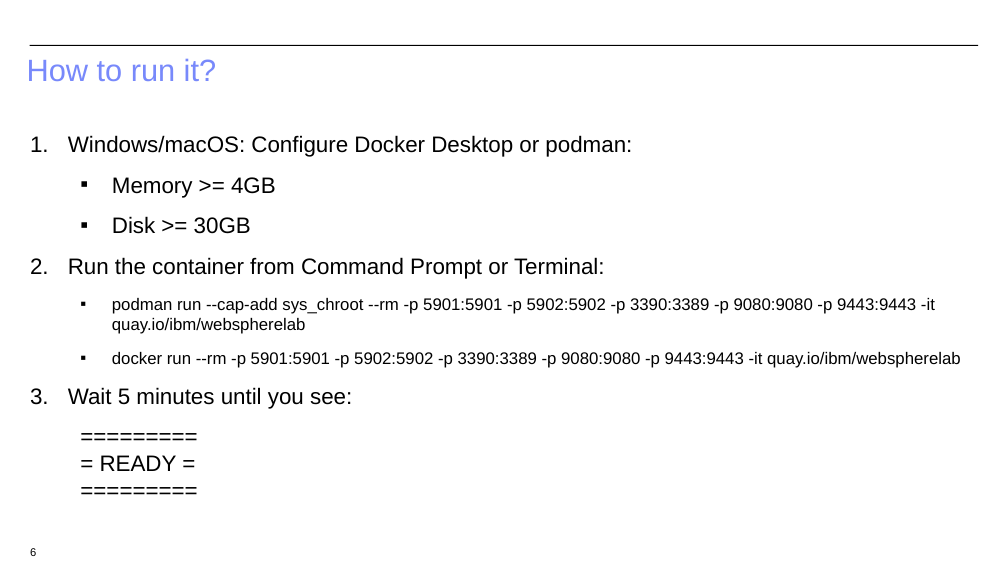
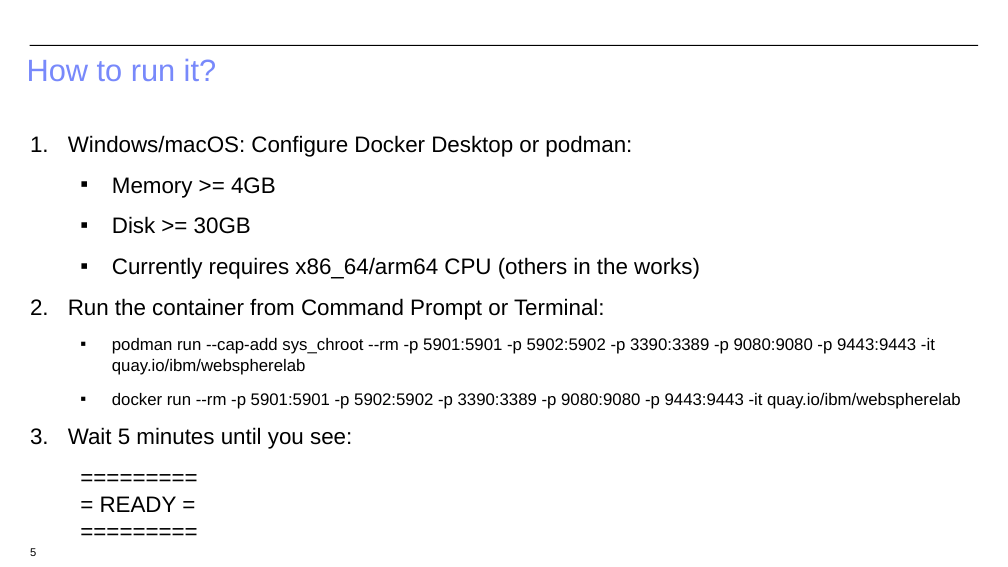
Before and after one commit to IBM/webspherelab, a slide deck: slide 5 of supplemental/WebSphere Troubleshooting and Performance Lab.pptx (slide 6 before the commit). Drawn at 1008x567 pixels with LibreOffice and Linux fonts; fonts in the diff are those of the drawing; background and template pictures are left out. Boxes give left, top, right and bottom in pixels: in the first picture for what was removed or moved away, otherwise in the second. Text is boxed around its words. In the diff, an @@ line names an element or a change of style, - is before the commit and + after.

Commit message:
Update presentation

```diff
--- a/supplemental/WebSphere Troubleshooting and Performance Lab.pptx
+++ b/supplemental/WebSphere Troubleshooting and Performance Lab.pptx
@@ text at bbox=[112, 257, 700, 279]: paragraph added @@
+  ▪ Currently requires x86_64/arm64 CPU (others in the works)
```
Also in this commit, not shown: 11 slides added, 1 other file.
